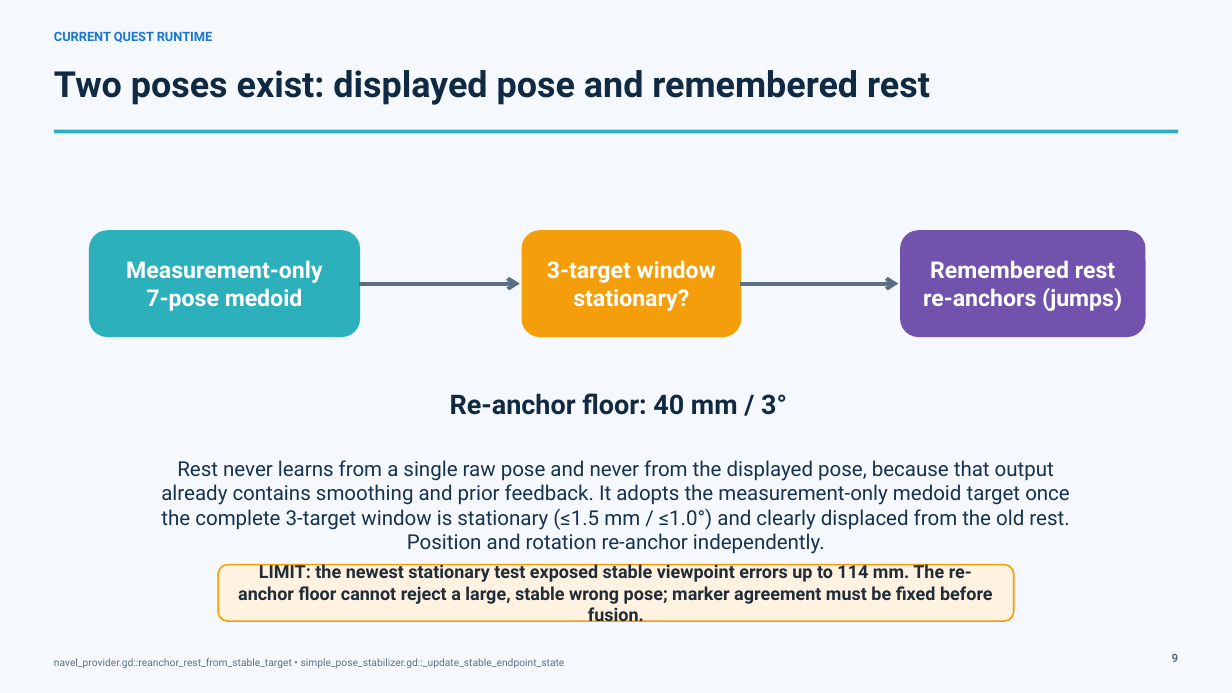
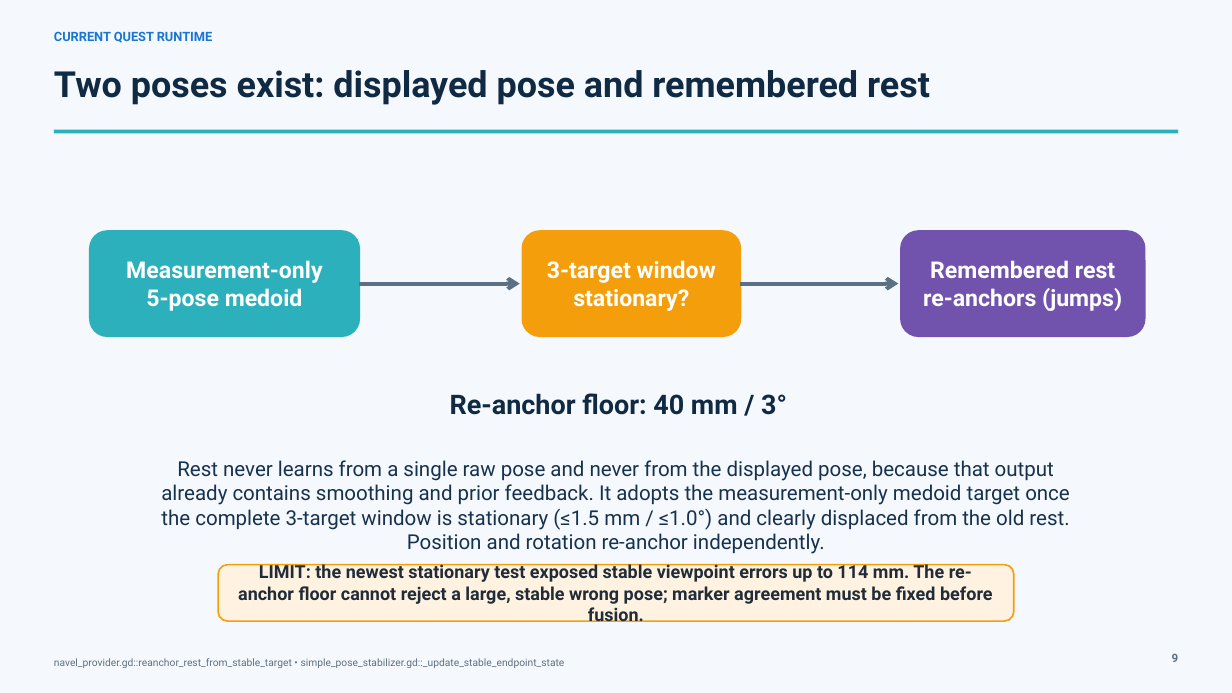
Before and after one commit to ardrabauldwin/quest-aruco-avatar, a slide deck: slide 8 of docs/Quest_Avatar_Placement_Algorithm_NaReT_Current_2026-09-05.pptx. Drawn at 1232x693 pixels with LibreOffice and Linux fonts; fonts in the diff are those of the drawing. Boxes give left, top, right and bottom in pixels: in the first picture for what was removed or moved away, otherwise in the second. Text is boxed around its words. In the diff, an @@ line names an element or a change of style, - is before the commit and + after.

```diff
--- a/docs/Quest_Avatar_Placement_Algorithm_NaReT_Current_2026-09-05.pptx
+++ b/docs/Quest_Avatar_Placement_Algorithm_NaReT_Current_2026-09-05.pptx
@@ text in rounded rectangle at (126, 260, 322, 311): text changed @@
-Measurement-only
-7-pose medoid
+Measurement-only
+5-pose medoid
```
Also in this commit, not shown: 2 other slides changed.
